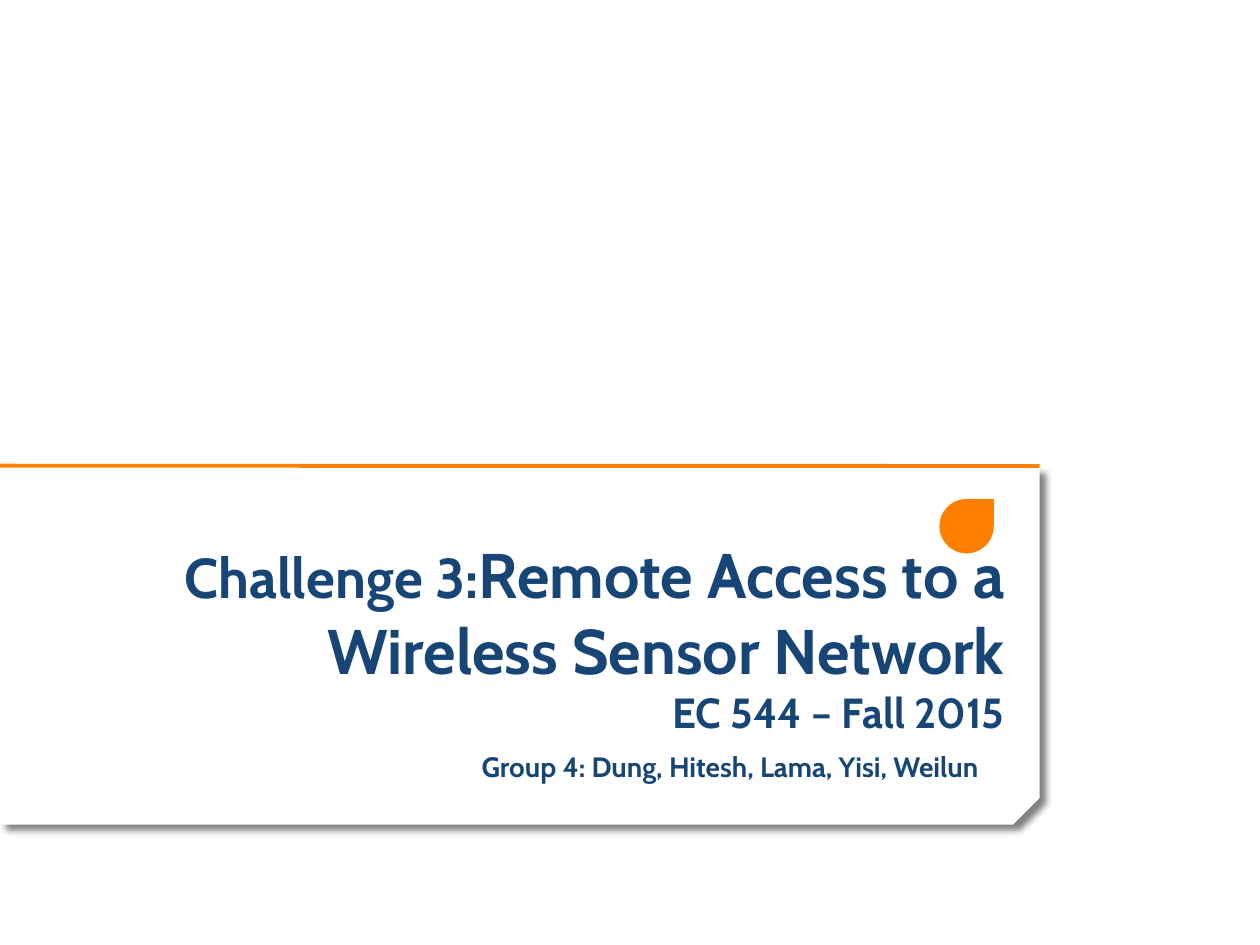
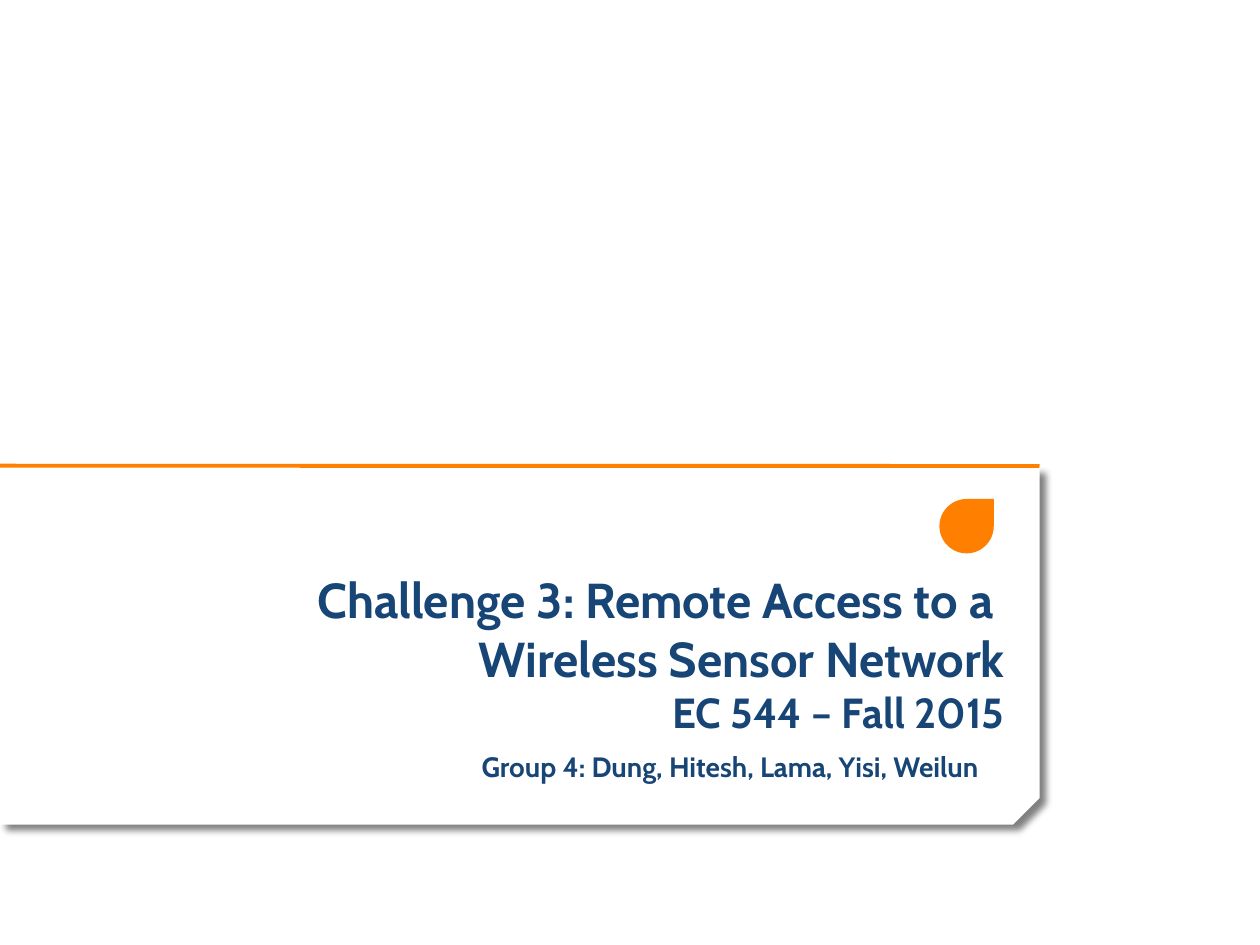
Before and after one commit to estherlu/EC544_Group4, a slide deck: slide 1 of challenge#3/Challenge3_Group4.pptx. Drawn at 1260x945 pixels with LibreOffice and Linux fonts; fonts in the diff are those of the drawing; background and template pictures are left out. Boxes give left, top, right and bottom in pixels: in the first picture for what was removed or moved away, otherwise in the second. Text is boxed around its words. In the diff, an @@ line names an element or a change of style, - is before the commit and + after.

```diff
--- a/challenge#3/Challenge3_Group4.pptx
+++ b/challenge#3/Challenge3_Group4.pptx
@@ title at (317,581,1005,729): text changed; size 36 to 28 pt @@
-Challenge 3:Remote Access to a Wireless Sensor Network
-EC 544 – Fall 2015
+Challenge 3: Remote Access to a
+Wireless Sensor Network
+EC 544 – Fall 2015
```
Also in this commit, not shown: 3 other slides changed, 1 slide removed.
